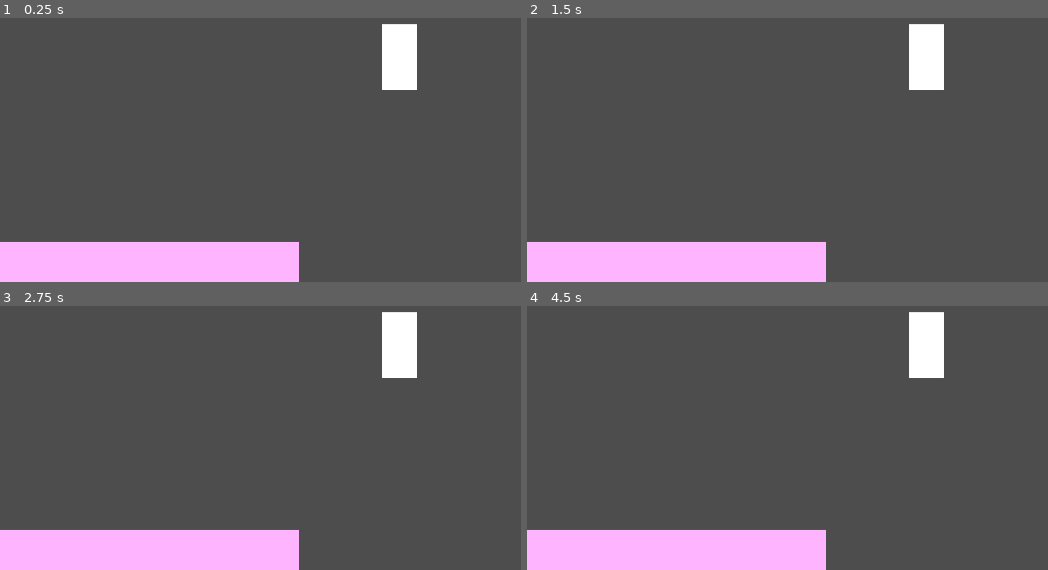
Above: before the commit, frames 1-4 (two rows, left to right).
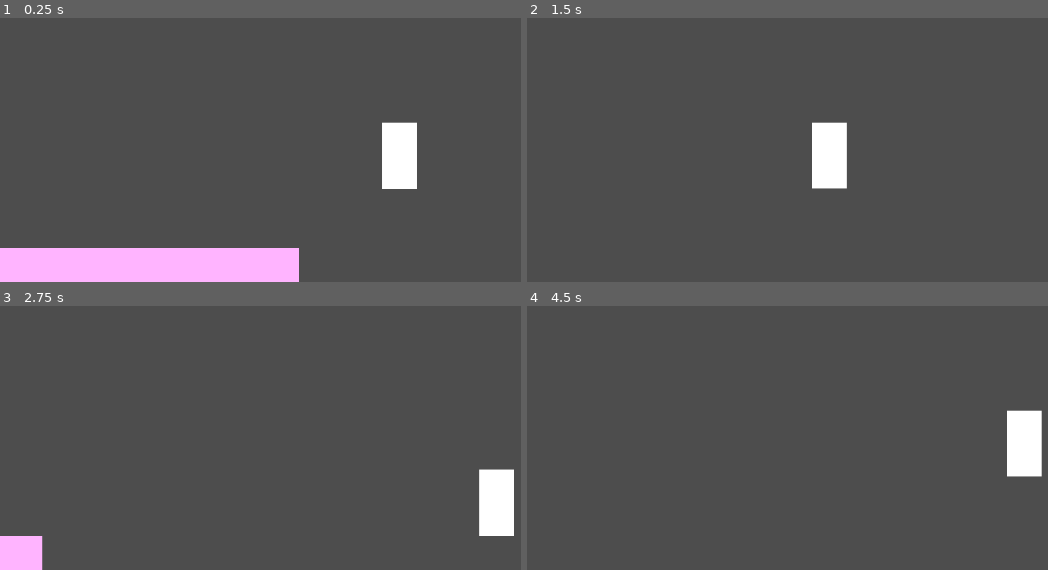
Above: after the commit, the same moments.

Repository: simonM-b/world-history-midterm
Game: Godot game, scene res://scene + script/main.tscn
The game is run twice, just before and just after one commit, with the same random seed, the same clock (stepped at 60 frames per second) and the same inputs.
Inputs:
- Up to frame 1 (0.25 s): no input
- Up to frame 2 (1.5 s): hold Right (right) from 0.53 s (still down); tap Space (jump) at 0.6, 0.77, 1.07, 1.35 s
- Up to frame 3 (2.75 s): tap Space (jump) at 1.52, 1.82, 2.1 s; tap Enter at 2 s; release Right (right) at 2.03 s; hold A (left) from 2.03 s (still down)
- Up to frame 4 (4.5 s): release A (left) at 2.78 s; hold Right (right) 2.78-4.28 s; tap Space (jump) at 2.85, 3.02, 3.32, 3.5, 3.6, 3.77, 4.07, 4.35 s; tap Enter at 4.25 s; hold A (left) from 4.28 s (still down)

The runs differ from the first frame. In frame 1, 4.7% of the frame differs, in the area x 0-81%, y 2-88%; in frame 2, 12%, in the area x 0-81%, y 2-100%; in frame 3, 11%; in frame 4, 12%.
Error before the commit: Parse Error: Identifier "JUMP_VELOCITY" not declared in the current scope. (res://scene)

Commit message:
basic movement

Diff:
--- a/GLOBAL.gd
+++ b/GLOBAL.gd
@@ -1,7 +1,7 @@
 extends Node
 
 const CAMERA_Y = -550
-const CAMERA_X_OFFSET = 300
+var lastMovePress
 
 var playerPos
 var playerVel
@@ -13,4 +13,7 @@
 
 # Called every frame. 'delta' is the elapsed time since the previous frame.
 func _process(delta: float) -> void:
-	pass
+	if Input.is_action_pressed("left"):
+		lastMovePress = "left"
+	elif Input.is_action_pressed("right"):
+		lastMovePress = "right"
--- a/scene + script/main.tscn
+++ b/scene + script/main.tscn
@@ -13,6 +13,7 @@
 
 [node name="main player" parent="." instance=ExtResource("1_je4m1")]
 position = Vector2(3370, -532)
+jumpSpeed = -2000
 
 [node name="floor" type="StaticBody2D" parent="."]
 
@@ -40,7 +41,6 @@
 position = Vector2(3370, -532)
 zoom = Vector2(0.5, 0.5)
 limit_smoothed = true
-position_smoothing_enabled = true
 position_smoothing_speed = 4.0
 script = ExtResource("2_su6j1")
 
--- a/scene + script/main_player.gd
+++ b/scene + script/main_player.gd
@@ -1,42 +1,30 @@
 extends CharacterBody2D
 
-
 @export var speed = 1200
-@export var jumpSpeed = -2000
+@export var jumpSpeed = -1800
 @export var gravity = 8000
 @export_range(0.0, 1.0) var friction = 0.1
 @export_range(0.0 , 1.0) var acceleration = 0.25
 
-@onready var jumpRay = $jumpray
+@onready var jumpray = $jumpray
 
-var shouldJump = false
+var canJump = false
 
 
-func _physics_process(delta: float) -> void:
+func _physics_process(delta):
+	print(velocity.y)
 	GLOBAL.playerPos = position
-	GLOBAL.playerVel = velocity
-	# Add the gravity.
-	if not is_on_floor():
-		velocity += get_gravity() * delta
-
-	# Handle jump.
-	if Input.is_action_just_pressed("jump") and is_on_floor():
-		velocity.y = JUMP_VELOCITY
-
-	# Get the input direction and handle the movement/deceleration.
-	# As good practice, you should replace UI actions with custom gameplay actions.
-	var direction := Input.get_axis("left", "right")
-	if direction:
-		velocity.x = direction * SPEED
+	velocity.y += gravity * delta
+	var dir = Input.get_axis("left", "right")
+	if dir != 0:
+		velocity.x = lerp(velocity.x, dir * speed, acceleration)
 	else:
-		velocity.x = move_toward(velocity.x, 0, SPEED)
+		velocity.x = lerp(velocity.x, 0.0, friction)
 
 	move_and_slide()
-	if Input.is_action_just_pressed("jump") and jumpRay.is_colliding():
-		shouldJump = true
+	if Input.is_action_just_pressed("jump") and jumpray.is_colliding() and velocity.y >= 0:
+		canJump = true
 
-	if shouldJump and is_on_floor():
+	if is_on_floor() and canJump:
+		canJump = false
 		velocity.y = jumpSpeed
-		shouldJump = false
-
-#https://kidscancode.org/godot_recipes/4.x/2d/platform_character/
--- a/scene + script/main_player.tscn
+++ b/scene + script/main_player.tscn
@@ -20,4 +20,4 @@
 shape = SubResource("CapsuleShape2D_acwip")
 
 [node name="jumpray" type="RayCast2D" parent="."]
-target_position = Vector2(0, 300)
+target_position = Vector2(0, 400)
--- a/scene + script/staticYFollowPlayer.gd
+++ b/scene + script/staticYFollowPlayer.gd
@@ -1,6 +1,7 @@
 extends Camera2D
 
 const SMALLER_X_LIMIT = -500
+const CAMERA_X_OFFSET = 300
 
 # Called when the node enters the scene tree for the first time.
 func _ready() -> void:
@@ -9,16 +10,11 @@
 
 # Called every frame. 'delta' is the elapsed time since the previous frame.
 func _process(delta: float) -> void:
-	print(pressing)
 	position.y = GLOBAL.CAMERA_Y
-	if Input.is_action_pressed("left"):
+	if GLOBAL.lastMovePress == "left":
 		position.x = GLOBAL.playerPos.x - CAMERA_X_OFFSET
-		pressing = "can tween to center once movement presses stoped"
-	elif Input.is_action_pressed("right"):
+	elif GLOBAL.lastMovePress == "right":
 		position.x = GLOBAL.playerPos.x + CAMERA_X_OFFSET
-		pressing = "can tween to center once movement presses stoped"
-	else:
-		pass
 
 
 
